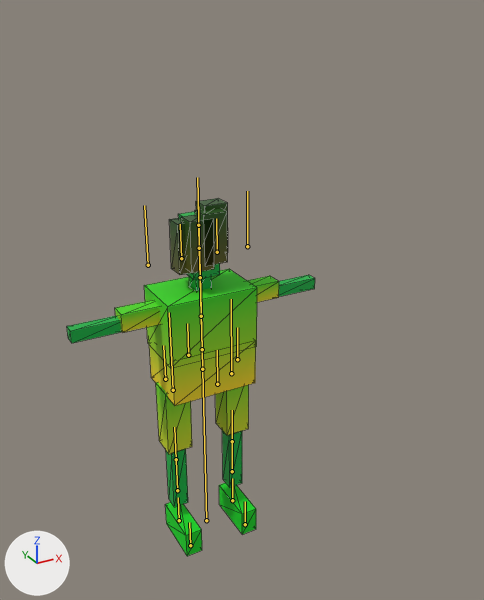
Before and after pictures for a commit that changed the glTF model Assets/Models3D/Fighters/SK_PIBE_CO.glb.
Before and after are seen from a 50 mm camera at (-1.2, -2.58, 2.54) aimed at (0.11, -0.2, 1.35). Lighting does not change. The marker at lower left points along +X, +Y and +Z. The picture after the commit comes second. The bones that change, and the others that lie on the model, are drawn over the model as lines. Mesh edges are drawn as thin lines.

The first picture shows 'Mesh_PIBE_CO'.
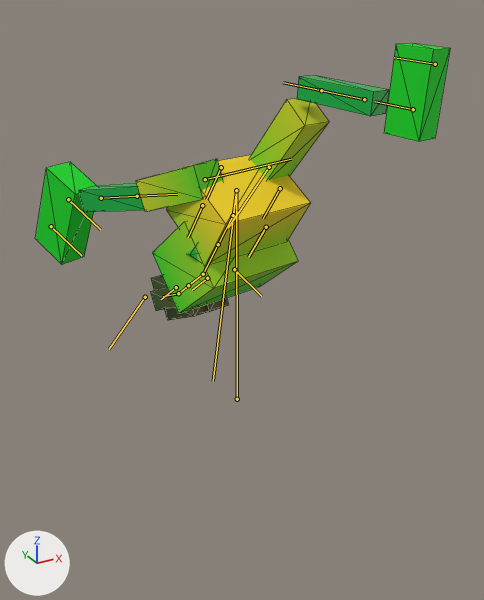
The newer file adds an action. The first version stands in its rest pose; the second is drawn at frame 14 of the action 'Special_Chilena'.

Where the change shows, as pixel boxes (x1, y1, x2, y2) in the pictures (484 x 600 px):
'Mesh_PIBE_CO', posed (67% wider, 23% shorter): before (67, 198, 315, 556); after (36, 43, 450, 320)
bone 'root', root to tip: before (206, 520) to (202, 369); after (237, 399) to (236, 190)
bone 'pelvis', root to tip: before (202, 369) to (197, 177); after (236, 190) to (213, 381)
bone 'spine_01', root to tip: before (202, 349) to (201, 316); after (233, 215) to (218, 244)
bone 'spine_03', root to tip: before (200, 277) to (199, 248); after (203, 274) to (189, 285)
bone 'head', root to tip: before (198, 225) to (198, 193); after (178, 293) to (163, 296)
bone 'upperarm_l', root to tip: before (247, 246) to (247, 191); after (234, 269) to (261, 296)
bone 'upperarm_r', root to tip: before (148, 265) to (144, 205); after (145, 297) to (109, 349)
bone 'thigh_l', root to tip: before (231, 373) to (231, 299); after (269, 167) to (228, 228)
bone 'calf_l', root to tip: before (232, 441) to (232, 410); after (321, 90) to (283, 82)
bone 'thigh_r', root to tip: before (173, 390) to (169, 312); after (205, 179) to (291, 159)
bone 'calf_r', root to tip: before (176, 459) to (174, 427); after (137, 196) to (177, 194)
bone 'foot_r', root to tip: before (179, 520) to (178, 497); after (68, 199) to (100, 229)

Diff of the bpy script that builds the scene:
```diff
--- a/Assets/Models3D/Fighters/SK_PIBE_CO.glb.py
+++ b/Assets/Models3D/Fighters/SK_PIBE_CO.glb.py
@@ bone_root @@
 bone_root = bpy.data.objects['SK_PIBE_CO'].pose.bones['root']
-bone_root.location = (0.0, 0.0, 0.0)
+bone_root.location = (0.0, 0.956, 0.35)
@@ bone_pelvis @@
 bone_pelvis = bpy.data.objects['SK_PIBE_CO'].pose.bones['pelvis']  # child of 'root'
-bone_pelvis.rotation_quaternion = (1.0, 0.0, 0.0, 0.0)  # degrees (0, 0, 0)
+bone_pelvis.rotation_quaternion = (0.09, -0.991, 0.009, 0.102)  # degrees (-170, 12, 0)
@@ bone_spine_01 @@
 bone_spine_01 = bpy.data.objects['SK_PIBE_CO'].pose.bones['spine_01']  # child of 'pelvis_visual_offset'
-bone_spine_01.rotation_quaternion = (1.0, 0.0, 0.0, 0.0)  # degrees (0, 0, 0)
+bone_spine_01.rotation_quaternion = (0.979, 0.203, 0.0, 0.0)  # degrees (23, 0, 0)
@@ bone_spine_03 @@
 bone_spine_03 = bpy.data.objects['SK_PIBE_CO'].pose.bones['spine_03']  # child of 'spine_02'
-bone_spine_03.rotation_quaternion = (1.0, 0.0, 0.0, 0.0)  # degrees (0, 0, 0)
+bone_spine_03.rotation_quaternion = (0.988, 0.153, 0.0, 0.0)  # degrees (18, 0, 0)
@@ bone_head @@
 bone_head = bpy.data.objects['SK_PIBE_CO'].pose.bones['head']  # child of 'neck_01'
-bone_head.rotation_quaternion = (1.0, 0.0, 0.0, 0.0)  # degrees (0, 0, 0)
+bone_head.rotation_quaternion = (0.992, 0.127, 0.0, 0.0)  # degrees (15, 0, 0)
@@ bone_upperarm_l @@
 bone_upperarm_l = bpy.data.objects['SK_PIBE_CO'].pose.bones['upperarm_l']  # child of 'clavicle_l'
-bone_upperarm_l.rotation_quaternion = (1.0, 0.0, 0.0, 0.0)  # degrees (0, 0, 0)
+bone_upperarm_l.rotation_quaternion = (0.81, -0.15, 0.296, -0.484)  # degrees (-34, 20, -68)
@@ bone_upperarm_r @@
 bone_upperarm_r = bpy.data.objects['SK_PIBE_CO'].pose.bones['upperarm_r']  # child of 'clavicle_r'
-bone_upperarm_r.rotation_quaternion = (1.0, 0.0, 0.0, 0.0)  # degrees (0, 0, 0)
+bone_upperarm_r.rotation_quaternion = (0.81, -0.15, -0.296, 0.484)  # degrees (-34, -20, 68)
@@ bone_thigh_l @@
 bone_thigh_l = bpy.data.objects['SK_PIBE_CO'].pose.bones['thigh_l']  # child of 'pelvis_visual_offset'
-bone_thigh_l.rotation_quaternion = (1.0, 0.0, 0.0, 0.0)  # degrees (0, 0, 0)
+bone_thigh_l.rotation_quaternion = (0.967, 0.254, 0.0, 0.0)  # degrees (29, 0, 0)
@@ bone_calf_l @@
 bone_calf_l = bpy.data.objects['SK_PIBE_CO'].pose.bones['calf_l']  # child of 'thigh_l'
-bone_calf_l.rotation_quaternion = (1.0, 0.0, 0.0, 0.0)  # degrees (0, 0, 0)
+bone_calf_l.rotation_quaternion = (0.892, 0.451, 0.0, 0.0)  # degrees (54, 0, 0)
@@ bone_thigh_r @@
 bone_thigh_r = bpy.data.objects['SK_PIBE_CO'].pose.bones['thigh_r']  # child of 'pelvis_visual_offset'
-bone_thigh_r.rotation_quaternion = (1.0, 0.0, 0.0, 0.0)  # degrees (0, 0, 0)
+bone_thigh_r.rotation_quaternion = (0.508, -0.857, -0.043, -0.073)  # degrees (-119, -10, 0)
@@ bone_calf_r @@
 bone_calf_r = bpy.data.objects['SK_PIBE_CO'].pose.bones['calf_r']  # child of 'thigh_r'
-bone_calf_r.rotation_quaternion = (1.0, 0.0, 0.0, 0.0)  # degrees (0, 0, 0)
-bone_calf_r.scale = (1.0, 1.0, 1.0)
+bone_calf_r.rotation_quaternion = (0.998, 0.058, 0.0, 0.0)  # degrees (7, 0, 0)
+bone_calf_r.scale = (1.24, 1.24, 1.24)
@@ bone_foot_r @@
 bone_foot_r = bpy.data.objects['SK_PIBE_CO'].pose.bones['foot_r']  # child of 'calf_r'
-bone_foot_r.rotation_quaternion = (1.0, 0.0, 0.0, 0.0)  # degrees (0, 0, 0)
-bone_foot_r.scale = (1.0, 1.0, 1.0)
+bone_foot_r.rotation_quaternion = (0.948, 0.318, 0.0, 0.0)  # degrees (37, 0, 0)
+bone_foot_r.scale = (1.24, 1.24, 1.24)
```
